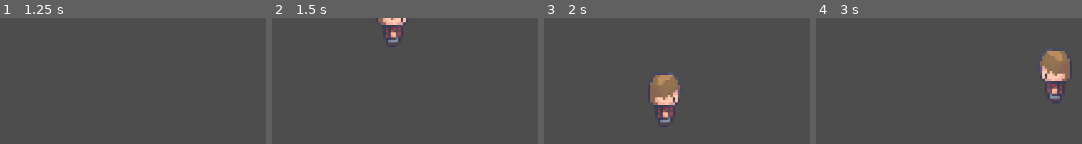
Above: before the commit, frames 1-4 (left to right).
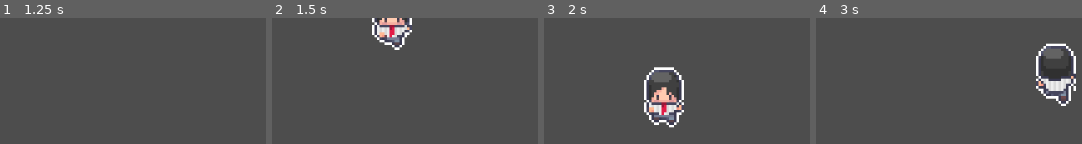
Above: after the commit, the same moments.

Repository: Dev-Nadson/GameDev
Game: Godot game, scene res://Scenes/Cena01.tscn
Same seed, same stepped clock (60 frames per second), same inputs: the game is played once before the commit and once after it.
Inputs:
- Up to frame 1 (1.25 s): tap Enter at 0.5 s; hold Right (move_right) from 0.53 s (still down)
- Up to frame 2 (1.5 s): tap Space at 1.25 s; release Right (move_right) at 1.28 s; hold S (move_down) from 1.28 s (still down)
- Up to frame 3 (2 s): keep holding S (move_down)
- Up to frame 4 (3 s): release S (move_down) at 2.03 s; hold Right (move_right) 2.03-2.78 s; hold W (move_up) from 2.78 s (still down)

Frame 1 is identical in both runs. In frame 2, 2.2% of the frame differs, in the area x 37-53%, y 0-26%; in frame 3, 5.0%; in frame 4, 5.1%, in the area x 82-98%, y 19-70%.

Commit message:
Animações Adicionadas

Diff:
--- a/Favip-Chronicles/Scenes/Cena01.tscn
+++ b/Favip-Chronicles/Scenes/Cena01.tscn
@@ -1,12 +1,12 @@
-[gd_scene load_steps=10 format=3 uid="uid://cc5fpafs78rky"]
-
-[ext_resource type="Texture2D" uid="uid://cvpcjdelmteoj" path="res://Sprites/Modern tiles_Free/Characters_free/Alex_16x16.png" id="1_etg66"]
+[gd_scene load_steps=12 format=3 uid="uid://cc5fpafs78rky"]
+
 [ext_resource type="Script" uid="uid://cqrvfnyemhmbj" path="res://Scripts/franciel.gd" id="1_kcxqt"]
+[ext_resource type="Texture2D" uid="uid://02xwt027mw5i" path="res://Sprites/Sprt_Franciel_All.png" id="2_kcxqt"]
 
 [sub_resource type="RectangleShape2D" id="RectangleShape2D_etg66"]
 size = Vector2(9.5, 3.5)
 
-[sub_resource type="Animation" id="Animation_lnbfa"]
+[sub_resource type="Animation" id="Animation_kcxqt"]
 resource_name = "Idle_Down"
 length = 0.6
 loop_mode = 1
@@ -17,10 +17,10 @@
 tracks/0/interp = 1
 tracks/0/loop_wrap = true
 tracks/0/keys = {
-"times": PackedFloat32Array(0, 0.133333, 0.233333, 0.333333, 0.433333, 0.533333),
-"transitions": PackedFloat32Array(1, 1, 1, 1, 1, 1),
-"update": 1,
-"values": [42, 43, 44, 45, 46, 47]
+"times": PackedFloat32Array(0, 0.0333333, 0.133333, 0.233333, 0.333333, 0.433333, 0.566667),
+"transitions": PackedFloat32Array(1, 1, 1, 1, 1, 1, 1),
+"update": 1,
+"values": [42, 43, 44, 45, 46, 47, 47]
 }
 tracks/1/type = "value"
 tracks/1/imported = false
@@ -37,96 +37,14 @@
 tracks/2/type = "value"
 tracks/2/imported = false
 tracks/2/enabled = true
-tracks/2/path = NodePath("Sprt_Franciel:offset")
-tracks/2/interp = 1
-tracks/2/loop_wrap = true
-tracks/2/keys = {
-"times": PackedFloat32Array(0),
-"transitions": PackedFloat32Array(1),
-"update": 0,
-"values": [Vector2(0, 0)]
-}
-
-[sub_resource type="Animation" id="Animation_kcxqt"]
-resource_name = "Idle_Left"
-length = 0.6
-loop_mode = 2
-tracks/0/type = "value"
-tracks/0/imported = false
-tracks/0/enabled = true
-tracks/0/path = NodePath("Sprt_Franciel:frame")
-tracks/0/interp = 1
-tracks/0/loop_wrap = true
-tracks/0/keys = {
-"times": PackedFloat32Array(0, 0.133333, 0.233333, 0.333333, 0.433333, 0.533333),
-"transitions": PackedFloat32Array(1, 1, 1, 1, 1, 1),
-"update": 1,
-"values": [24, 25, 26, 27, 28, 29]
-}
-tracks/1/type = "value"
-tracks/1/imported = false
-tracks/1/enabled = true
-tracks/1/path = NodePath("Sprt_Franciel:flip_h")
-tracks/1/interp = 1
-tracks/1/loop_wrap = true
-tracks/1/keys = {
-"times": PackedFloat32Array(0.2),
-"transitions": PackedFloat32Array(1),
-"update": 1,
-"values": [false]
-}
-tracks/2/type = "value"
-tracks/2/imported = false
-tracks/2/enabled = true
-tracks/2/path = NodePath("Sprt_Franciel:offset")
-tracks/2/interp = 1
-tracks/2/loop_wrap = true
-tracks/2/keys = {
-"times": PackedFloat32Array(0),
-"transitions": PackedFloat32Array(1),
-"update": 0,
-"values": [Vector2(0.5, 0)]
-}
-
-[sub_resource type="Animation" id="Animation_ji48o"]
-resource_name = "Idle_Right"
-length = 0.6
-loop_mode = 2
-tracks/0/type = "value"
-tracks/0/imported = false
-tracks/0/enabled = true
-tracks/0/path = NodePath("Sprt_Franciel:frame")
-tracks/0/interp = 1
-tracks/0/loop_wrap = true
-tracks/0/keys = {
-"times": PackedFloat32Array(0, 0.133333, 0.233333, 0.333333, 0.433333, 0.533333),
-"transitions": PackedFloat32Array(1, 1, 1, 1, 1, 1),
-"update": 1,
-"values": [24, 25, 26, 27, 28, 29]
-}
-tracks/1/type = "value"
-tracks/1/imported = false
-tracks/1/enabled = true
-tracks/1/path = NodePath("Sprt_Franciel:flip_h")
-tracks/1/interp = 1
-tracks/1/loop_wrap = true
-tracks/1/keys = {
-"times": PackedFloat32Array(0),
-"transitions": PackedFloat32Array(1),
-"update": 1,
-"values": [true]
-}
-tracks/2/type = "value"
-tracks/2/imported = false
-tracks/2/enabled = true
-tracks/2/path = NodePath("Sprt_Franciel:offset")
-tracks/2/interp = 1
-tracks/2/loop_wrap = true
-tracks/2/keys = {
-"times": PackedFloat32Array(0),
-"transitions": PackedFloat32Array(1),
-"update": 0,
-"values": [Vector2(-0.5, 0)]
+tracks/2/path = NodePath("Sprt_Franciel:position")
+tracks/2/interp = 1
+tracks/2/loop_wrap = true
+tracks/2/keys = {
+"times": PackedFloat32Array(0),
+"transitions": PackedFloat32Array(1),
+"update": 0,
+"values": [Vector2(0, -16)]
 }
 
 [sub_resource type="Animation" id="Animation_turc5"]
@@ -140,7 +58,7 @@
 tracks/0/interp = 1
 tracks/0/loop_wrap = true
 tracks/0/keys = {
-"times": PackedFloat32Array(0, 0.133333, 0.233333, 0.333333, 0.433333, 0.533333),
+"times": PackedFloat32Array(0, 0.1, 0.2, 0.3, 0.433333, 0.566667),
 "transitions": PackedFloat32Array(1, 1, 1, 1, 1, 1),
 "update": 1,
 "values": [30, 31, 32, 33, 34, 35]
@@ -148,26 +66,190 @@
 tracks/1/type = "value"
 tracks/1/imported = false
 tracks/1/enabled = true
+tracks/1/path = NodePath("Sprt_Franciel:position")
+tracks/1/interp = 1
+tracks/1/loop_wrap = true
+tracks/1/keys = {
+"times": PackedFloat32Array(0),
+"transitions": PackedFloat32Array(1),
+"update": 0,
+"values": [Vector2(0, -16)]
+}
+tracks/2/type = "value"
+tracks/2/imported = false
+tracks/2/enabled = true
+tracks/2/path = NodePath("Sprt_Franciel:flip_h")
+tracks/2/interp = 1
+tracks/2/loop_wrap = true
+tracks/2/keys = {
+"times": PackedFloat32Array(0),
+"transitions": PackedFloat32Array(1),
+"update": 1,
+"values": [false]
+}
+
+[sub_resource type="Animation" id="Animation_puf3m"]
+resource_name = "Move_Down"
+length = 0.6
+loop_mode = 1
+tracks/0/type = "value"
+tracks/0/imported = false
+tracks/0/enabled = true
+tracks/0/path = NodePath("Sprt_Franciel:frame")
+tracks/0/interp = 1
+tracks/0/loop_wrap = true
+tracks/0/keys = {
+"times": PackedFloat32Array(0, 0.133333, 0.233333, 0.333333, 0.433333, 0.566667),
+"transitions": PackedFloat32Array(1, 1, 1, 1, 1, 1),
+"update": 1,
+"values": [66, 67, 68, 69, 70, 71]
+}
+tracks/1/type = "value"
+tracks/1/imported = false
+tracks/1/enabled = true
+tracks/1/path = NodePath("Sprt_Franciel:position")
+tracks/1/interp = 1
+tracks/1/loop_wrap = true
+tracks/1/keys = {
+"times": PackedFloat32Array(0),
+"transitions": PackedFloat32Array(1),
+"update": 0,
+"values": [Vector2(0, -16)]
+}
+tracks/2/type = "value"
+tracks/2/imported = false
+tracks/2/enabled = true
+tracks/2/path = NodePath("Sprt_Franciel:flip_h")
+tracks/2/interp = 1
+tracks/2/loop_wrap = true
+tracks/2/keys = {
+"times": PackedFloat32Array(0),
+"transitions": PackedFloat32Array(1),
+"update": 1,
+"values": [false]
+}
+
+[sub_resource type="Animation" id="Animation_lnbfa"]
+resource_name = "Move_Left"
+length = 0.6
+loop_mode = 1
+tracks/0/type = "value"
+tracks/0/imported = false
+tracks/0/enabled = true
+tracks/0/path = NodePath("Sprt_Franciel:frame")
+tracks/0/interp = 1
+tracks/0/loop_wrap = true
+tracks/0/keys = {
+"times": PackedFloat32Array(0, 0.133333, 0.233333, 0.333333, 0.433333, 0.566667),
+"transitions": PackedFloat32Array(1, 1, 1, 1, 1, 1),
+"update": 1,
+"values": [48, 49, 50, 51, 52, 53]
+}
+tracks/1/type = "value"
+tracks/1/imported = false
+tracks/1/enabled = true
 tracks/1/path = NodePath("Sprt_Franciel:flip_h")
 tracks/1/interp = 1
 tracks/1/loop_wrap = true
 tracks/1/keys = {
-"times": PackedFloat32Array(0.6),
-"transitions": PackedFloat32Array(1),
-"update": 1,
-"values": [false]
-}
-tracks/2/type = "value"
-tracks/2/imported = false
-tracks/2/enabled = true
-tracks/2/path = NodePath("Sprt_Franciel:offset")
-tracks/2/interp = 1
-tracks/2/loop_wrap = true
-tracks/2/keys = {
-"times": PackedFloat32Array(0),
-"transitions": PackedFloat32Array(1),
-"update": 0,
-"values": [Vector2(0, 0)]
+"times": PackedFloat32Array(0),
+"transitions": PackedFloat32Array(1),
+"update": 1,
+"values": [true]
+}
+tracks/2/type = "value"
+tracks/2/imported = false
+tracks/2/enabled = true
+tracks/2/path = NodePath("Sprt_Franciel:position")
+tracks/2/interp = 1
+tracks/2/loop_wrap = true
+tracks/2/keys = {
+"times": PackedFloat32Array(0),
+"transitions": PackedFloat32Array(1),
+"update": 0,
+"values": [Vector2(0, -16)]
+}
+
+[sub_resource type="Animation" id="Animation_ji48o"]
+resource_name = "Move_Right"
+length = 0.6
+loop_mode = 1
+tracks/0/type = "value"
+tracks/0/imported = false
+tracks/0/enabled = true
+tracks/0/path = NodePath("Sprt_Franciel:frame")
+tracks/0/interp = 1
+tracks/0/loop_wrap = true
+tracks/0/keys = {
+"times": PackedFloat32Array(0, 0.133333, 0.233333, 0.333333, 0.433333, 0.566667),
+"transitions": PackedFloat32Array(1, 1, 1, 1, 1, 1),
+"update": 1,
+"values": [48, 49, 50, 51, 52, 53]
+}
+tracks/1/type = "value"
+tracks/1/imported = false
+tracks/1/enabled = true
+tracks/1/path = NodePath("Sprt_Franciel:position")
+tracks/1/interp = 1
+tracks/1/loop_wrap = true
+tracks/1/keys = {
+"times": PackedFloat32Array(0),
+"transitions": PackedFloat32Array(1),
+"update": 0,
+"values": [Vector2(0, -16)]
+}
+tracks/2/type = "value"
+tracks/2/imported = false
+tracks/2/enabled = true
+tracks/2/path = NodePath("Sprt_Franciel:flip_h")
+tracks/2/interp = 1
+tracks/2/loop_wrap = true
+tracks/2/keys = {
+"times": PackedFloat32Array(0),
+"transitions": PackedFloat32Array(1),
+"update": 1,
+"values": [false]
+}
+
+[sub_resource type="Animation" id="Animation_6oxq6"]
+resource_name = "Move_Up"
+length = 0.6
+loop_mode = 1
+tracks/0/type = "value"
+tracks/0/imported = false
+tracks/0/enabled = true
+tracks/0/path = NodePath("Sprt_Franciel:frame")
+tracks/0/interp = 1
+tracks/0/loop_wrap = true
+tracks/0/keys = {
+"times": PackedFloat32Array(0, 0.133333, 0.233333, 0.333333, 0.433333, 0.566667),
+"transitions": PackedFloat32Array(1, 1, 1, 1, 1, 1),
+"update": 1,
+"values": [54, 55, 56, 57, 58, 59]
+}
+tracks/1/type = "value"
+tracks/1/imported = false
+tracks/1/enabled = true
+tracks/1/path = NodePath("Sprt_Franciel:flip_h")
+tracks/1/interp = 1
+tracks/1/loop_wrap = true
+tracks/1/keys = {
+"times": PackedFloat32Array(0),
+"transitions": PackedFloat32Array(1),
+"update": 1,
+"values": [false]
+}
+tracks/2/type = "value"
+tracks/2/imported = false
+tracks/2/enabled = true
+tracks/2/path = NodePath("Sprt_Franciel:position")
+tracks/2/interp = 1
+tracks/2/loop_wrap = true
+tracks/2/keys = {
+"times": PackedFloat32Array(0),
+"transitions": PackedFloat32Array(1),
+"update": 0,
+"values": [Vector2(0, -16)]
 }
 
 [sub_resource type="Animation" id="Animation_53lg3"]
@@ -182,61 +264,62 @@
 "times": PackedFloat32Array(0),
 "transitions": PackedFloat32Array(1),
 "update": 1,
-"values": [24]
-}
-tracks/1/type = "value"
-tracks/1/imported = false
-tracks/1/enabled = true
-tracks/1/path = NodePath("Sprt_Franciel:offset")
-tracks/1/interp = 1
-tracks/1/loop_wrap = true
-tracks/1/keys = {
-"times": PackedFloat32Array(0),
-"transitions": PackedFloat32Array(1),
-"update": 0,
-"values": [Vector2(0, 0)]
-}
-tracks/2/type = "value"
-tracks/2/imported = false
-tracks/2/enabled = true
-tracks/2/path = NodePath("Sprt_Franciel:flip_h")
-tracks/2/interp = 1
-tracks/2/loop_wrap = true
-tracks/2/keys = {
-"times": PackedFloat32Array(0),
-"transitions": PackedFloat32Array(1),
-"update": 1,
-"values": [false]
-}
-
-[sub_resource type="AnimationLibrary" id="AnimationLibrary_puf3m"]
+"values": [42]
+}
+tracks/1/type = "value"
+tracks/1/imported = false
+tracks/1/enabled = true
+tracks/1/path = NodePath("Sprt_Franciel:flip_h")
+tracks/1/interp = 1
+tracks/1/loop_wrap = true
+tracks/1/keys = {
+"times": PackedFloat32Array(0),
+"transitions": PackedFloat32Array(1),
+"update": 1,
+"values": [false]
+}
+tracks/2/type = "value"
+tracks/2/imported = false
+tracks/2/enabled = true
+tracks/2/path = NodePath("Sprt_Franciel:position")
+tracks/2/interp = 1
+tracks/2/loop_wrap = true
+tracks/2/keys = {
+"times": PackedFloat32Array(0),
+"transitions": PackedFloat32Array(1),
+"update": 0,
+"values": [Vector2(0, -16)]
+}
+
+[sub_resource type="AnimationLibrary" id="AnimationLibrary_ji48o"]
 _data = {
-&"Idle_Down": SubResource("Animation_lnbfa"),
-&"Idle_Left": SubResource("Animation_kcxqt"),
-&"Idle_Right": SubResource("Animation_ji48o"),
+&"Idle_Down": SubResource("Animation_kcxqt"),
 &"Idle_Up": SubResource("Animation_turc5"),
+&"Move_Down": SubResource("Animation_puf3m"),
+&"Move_Left": SubResource("Animation_lnbfa"),
+&"Move_Right": SubResource("Animation_ji48o"),
+&"Move_Up": SubResource("Animation_6oxq6"),
 &"RESET": SubResource("Animation_53lg3")
 }
 
 [node name="MainScene" type="Node2D"]
 
 [node name="Franciel" type="CharacterBody2D" parent="."]
-position = Vector2(0, -1)
 script = ExtResource("1_kcxqt")
 
 [node name="Sprt_Franciel" type="Sprite2D" parent="Franciel"]
 position = Vector2(0, -16)
-texture = ExtResource("1_etg66")
+texture = ExtResource("2_kcxqt")
 hframes = 24
 vframes = 7
-frame = 24
+frame = 42
 
 [node name="Cls_Franciel" type="CollisionShape2D" parent="Franciel"]
 show_behind_parent = true
-position = Vector2(0.25, 0)
 shape = SubResource("RectangleShape2D_etg66")
 
-[node name="AnimationP" type="AnimationPlayer" parent="Franciel"]
+[node name="AnimationFranciel" type="AnimationPlayer" parent="Franciel"]
 libraries = {
-&"": SubResource("AnimationLibrary_puf3m")
-}
+&"": SubResource("AnimationLibrary_ji48o")
+}
+autoplay = "Idle_Up"
--- a/Favip-Chronicles/Scripts/franciel.gd
+++ b/Favip-Chronicles/Scripts/franciel.gd
@@ -6,7 +6,7 @@
 @export var atrito: float = 1.0
 
 var ultima_direcao: Vector2 = Vector2.DOWN
-@onready var animation_player: AnimationPlayer = $AnimationP
+@onready var animation_player: AnimationPlayer = $AnimationFranciel
 
 func andar() -> void:
 	var direcao = Input.get_vector("move_left", "move_right", "move_up", "move_down")
@@ -18,14 +18,14 @@
 		velocity.y = lerp(velocity.y, alvo.y, aceleracao)
 		if abs(ultima_direcao.x) > abs(ultima_direcao.y):
 			if ultima_direcao.x > 0:
-				animation_player.play("Idle_Down")
+				animation_player.play("Move_Right")
 			else:
-				animation_player.play("Idle_Up")
+				animation_player.play("Move_Left")
 		else:
 			if ultima_direcao.y > 0:
-				animation_player.play("Idle_Left")
+				animation_player.play("Move_Down")
 			else:
-				animation_player.play("Idle_Right")
+				animation_player.play("Move_Up")
 	else:
 		velocity.x = lerp(velocity.x, 0.0, atrito)
 		velocity.y = lerp(velocity.y, 0.0, atrito)
@@ -33,15 +33,15 @@
 		# Tocar animação idle com base na última direção
 		if abs(ultima_direcao.x) > abs(ultima_direcao.y):
 			if ultima_direcao.x > 0:
-				animation_player.play("Idle_Left")
+				animation_player.play("Idle_Down")
 			else:
-				animation_player.play("Idle_Right")
+				animation_player.play("Idle_Down")
 		else:
 			if ultima_direcao.y > 0:
 				animation_player.play("Idle_Down")
 			else:
 				animation_player.play("Idle_Up")
 
-func _physics_process(_delta: float) -> void:
+func _physics_process(_delta: float) -> void: # "Main"
 	andar()
 	move_and_slide()
Binary file removed: Favip-Chronicles/Sprites/Modern tiles_Free/Characters_free/Adam_16x16.png
Not shown, removed: Favip-Chronicles/Sprites/Modern tiles_Free/Characters_free/Adam_16x16.png.import
Binary file removed: Favip-Chronicles/Sprites/Modern tiles_Free/Characters_free/Adam_idle_16x16.png
Not shown, removed: Favip-Chronicles/Sprites/Modern tiles_Free/Characters_free/Adam_idle_16x16.png.import
Binary file removed: Favip-Chronicles/Sprites/Modern tiles_Free/Characters_free/Adam_idle_anim_16x16.png
Not shown, removed: Favip-Chronicles/Sprites/Modern tiles_Free/Characters_free/Adam_idle_anim_16x16.png.import
Binary file removed: Favip-Chronicles/Sprites/Modern tiles_Free/Characters_free/Adam_phone_16x16.png
Not shown, removed: Favip-Chronicles/Sprites/Modern tiles_Free/Characters_free/Adam_phone_16x16.png.import
Binary file removed: Favip-Chronicles/Sprites/Modern tiles_Free/Characters_free/Adam_run_16x16.png
Not shown, removed: Favip-Chronicles/Sprites/Modern tiles_Free/Characters_free/Adam_run_16x16.png.import
Binary file removed: Favip-Chronicles/Sprites/Modern tiles_Free/Characters_free/Adam_sit2_16x16.png
Not shown, removed: Favip-Chronicles/Sprites/Modern tiles_Free/Characters_free/Adam_sit2_16x16.png.import
(and 119 more such lines)
